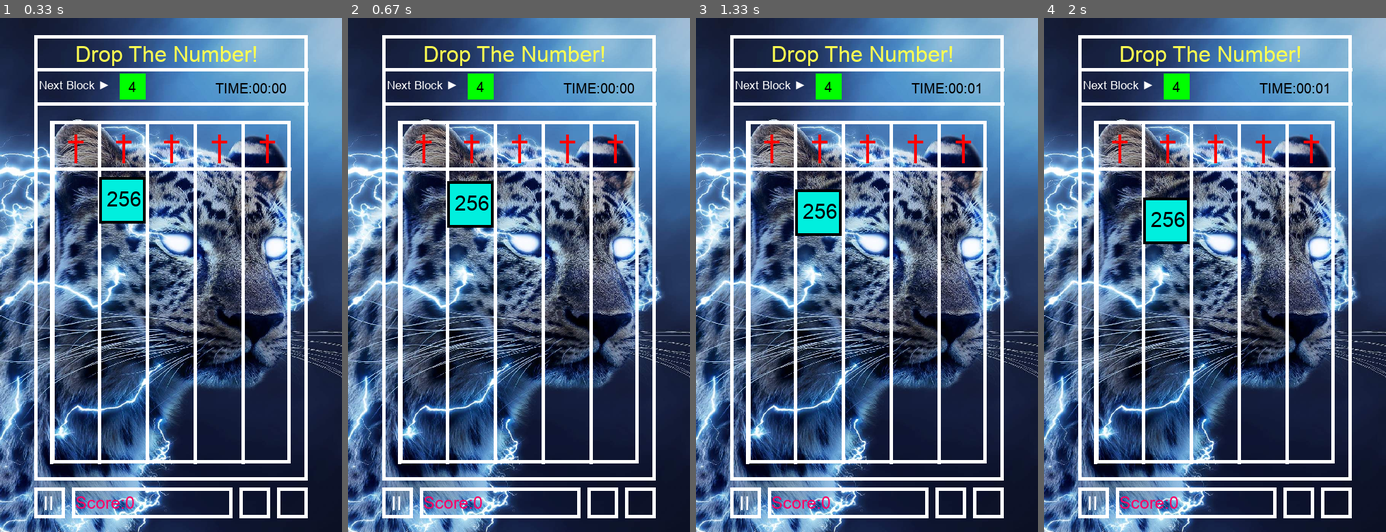
Above: before the commit, frames 1-4 (left to right).
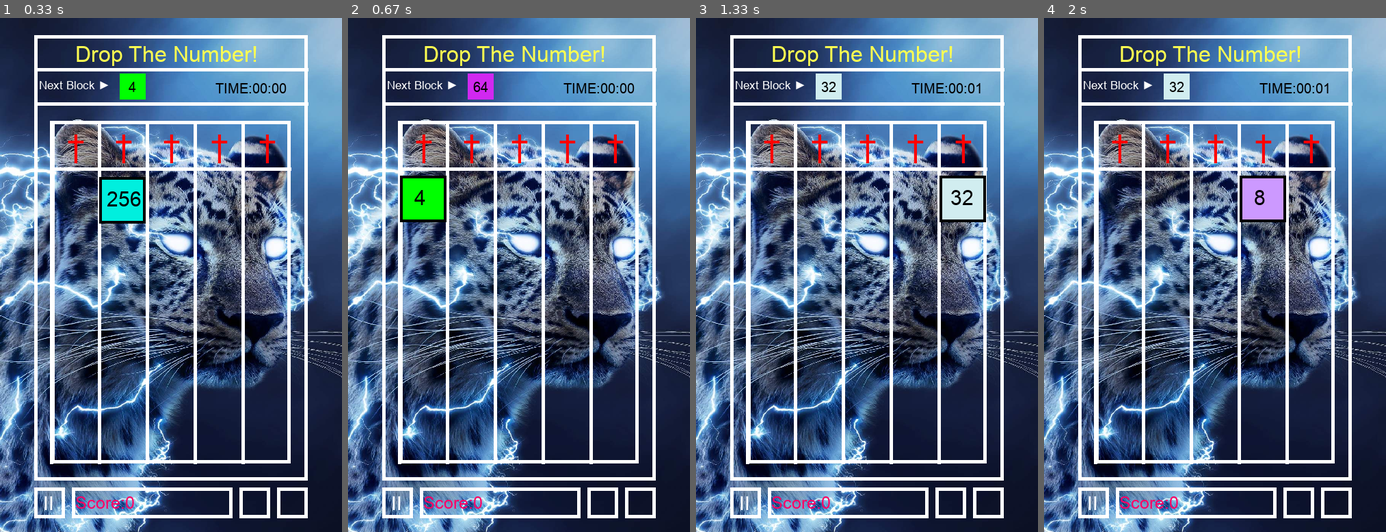
Above: after the commit, the same moments.

Repository: Allen-wa-ng/09170134githw1
Game: pygame game, started from game.py
Same seed, same stepped clock (60 frames per second), same inputs: the game is played once before the commit and once after it.
Inputs (mouse positions are in pixels of both pictures, inside the frame that each line leads up to):
- Up to frame 1 (0.33 s): no input
- Up to frame 2 (0.67 s): click (519, 275) at 0.38 s
- Up to frame 3 (1.33 s): click (784, 280) at 0.72 s; click (918, 95) at 1.05 s
- Up to frame 4 (2 s): click (1221, 100) at 1.38 s; click (1218, 331) at 1.72 s

Frame 1 is identical in both runs. In frame 2, 2.8% of the frame differs, in the area x 15-43%, y 10-41%; in frame 3, 2.8%; in frame 4, 2.8%, in the area x 29-71%, y 10-44%.

Commit message:
add click falling

Diff:
--- a/game.py
+++ b/game.py
@@ -142,6 +142,7 @@
     #block moving
     create_block(index,moving,cur)
     moving+=0.3
+
     if moving >582:
         cur=next_num
         next_num = pow(2, random.randint(1,9))
@@ -155,6 +156,11 @@
             quit()
         if event.type==pygame.MOUSEBUTTONDOWN:
             print(pygame.mouse.get_pos())
+            cur=next_num
+            next_num = pow(2, random.randint(1,9))
+            moving=226
+            index=76+70*(random.randint(1,5)-1)
+
 
 
     #UPDATE
